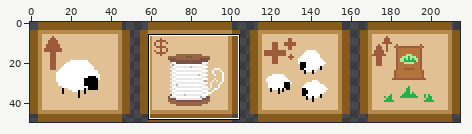
Edited in one commit: sprite sheet (Project_G4/Project_G4/ASSETS/ART/upgradeSpritesheet.png). Above: a wide view before the commit, with the close-up outlined.
Close-up. As it was:
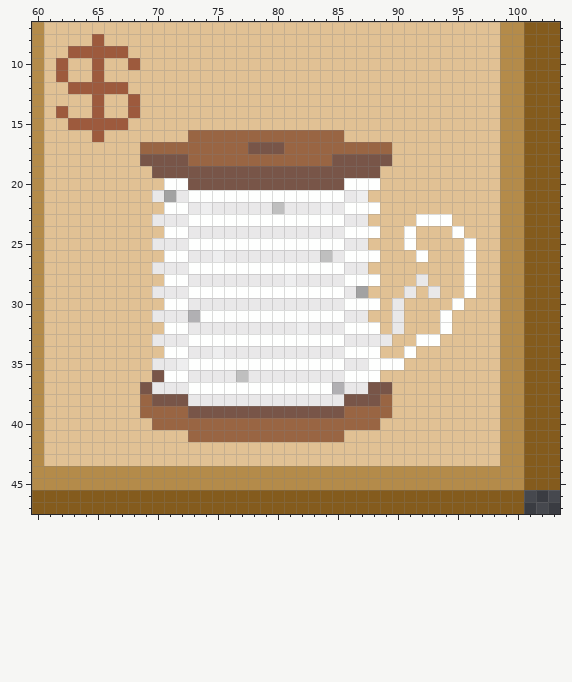
The file is 215x50 pixels. Colours within 5 levels of each other are drawn and written as one. Shown: x 60..103, y 7..47.
The result:
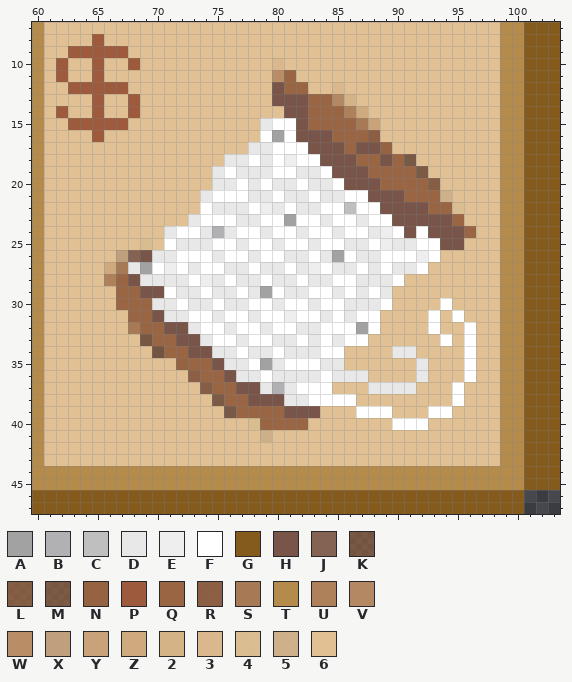
Palette (. is transparent): A #a2a2a2  B #b1b0b3  C #bfbfbf  D #e9e8e9  E #eeeeef  F #fefffe  G #845b1d  H #785548  J #846353  K #99654098  L #976542c5  M #986442a9  N #986442f6  P #9d5a3d  Q #996543  R #996444db  S #a87955  T #b48b4a  U #ae815b  V #b38862  W #b98e67  X #bf9f7c  Y #c9a279  Z #cfaa7f  2 #d4b387  3 #dab78d  4 #e0c194f6  5 #e1c094e0  6 #e1c194
Change:
@@ x 60..103 @@
  9 T66PPPPP6666666666666666666666666666666TTGGG
-10 T6P66P66P666666666666666666666666666666TTGGG
-11 T6P66P666666666666666666666666666666666TTGGG
-12 T66PPPPP6666666666666666666666666666666TTGGG
-13 T6666P66P666666666666666666666666666666TTGGG
-14 T6P66P66P666666666666666666666666666666TTGGG
-15 T66PPPPP6666666666666666666666666666666TTGGG
-16 T6666P6666666QQQQQQQQQQQQQ6666666666666TTGGG
-17 T66666666QQQQQQQQQHHHQQQQQQQQQ666666666TTGGG
-18 T66666666HHHHQQQQQQQQQQQQHHHHH666666666TTGGG
-19 T666666666HHHHHHHHHHHHHHHHHHH6666666666TTGGG
-20 T6666666666FFHHHHHHHHHHHHHFFF6666666666TTGGG
-21 T666666666DADFFFFFFFFFFFFFDE66666666666TTGGG
-22 T6666666666FFDEDDDDDCDDDEDFFF6666666666TTGGG
-23 T666666666DDDFFFFFFFFFFFFFDD6666FFF6666TTGGG
-24 T6666666666FFDDDDDDDDDDDDDFFF66F666F666TTGGG
-25 T666666666DDDFFFFFFFFFFFFFDD666F6666F66TTGGG
-26 T6666666666FFDDEDDDDDDDDCDFFF666F666F66TTGGG
-27 T666666666DDDFFFFFFFFFFFFFDD66666666F66TTGGG
-28 T6666666666FFDDDDDDDDEDDDDFFF666D666F66TTGGG
-29 T666666666DDDFFFFFFFFFFFFFDA666D6D66F66TTGGG
-30 T6666666666FFDDDDDDDDDDDDDFFF6D6666F666TTGGG
-31 T666666666DDDBFFFFFFFFFFFFDD66D666F6666TTGGG
-32 T6666666666FFDDDDDDDDDEDDDFFF6D666F6666TTGGG
-33 T666666666DDDFFFFFFFFFFFFFDDDD66FF66666TTGGG
-34 T6666666666FFDDEDDDDDDDDDDFFF66F6666666TTGGG
-35 T666666666DDEFFFFFFFFFFFFFDDFFF66666666TTGGG
-36 T666666666HFFDDDDCDDDDDDDDFFF6666666666TTGGG
-37 T66666666HDDDFFFFFFFFFFFFBDDHH666666666TTGGG
-38 T66666666QHHHDDDDDDDDDDDDDHHHQ666666666TTGGG
-39 T66666666QQQQHHHHHHHHHHHHHQQQQ666666666TTGGG
-40 T666666666QQQQQQQQQQQQQQQQQQQ6666666666TTGGG
-41 T666666666666QQQQQQQQQQQQQ6666666666666TTGGG
+10 T6P66P66P666666666663666666666666666666TTGGG
+11 T6P66P66666666666666WQ66666666666666666TTGGG
+12 T66PPPPP666666666666HQQ6636666666666666TTGGG
+13 T6666P66P66666666666HHHQQV2666666666666TTGGG
+14 T6P66P66P666666666666HHQQQUZ66666666666TTGGG
+15 T66PPPPP66666666666DFFHQQQQSY6666666666TTGGG
+16 T6666P6666666666666FAFHHHQQQR6666666666TTGGG
+17 T66666666666666666DDFFFHHHQHHN666666666TTGGG
+18 T666666666666666DDFDFEFFHHHQQHQK6666666TTGGG
+19 T66666666666666DFDDDFFDDFHHHQQQQM666666TTGGG
+20 T66666666666666DDFDFDDFDDFHHHQQQQL66666TTGGG
+21 T6666666666666DFFFDDFDDFDDFFHHHQQQ56666TTGGG
+22 T6666666666666FDDDFEDFDDFFCFFHHHHQQ4666TTGGG
+23 T666666666666DFFFDDFFAFFDFFDFFHHHHHQ666TTGGG
+24 T6666666666DFFDBDFFDFFDFFDFFDEFHFHHHQ66TTGGG
+25 T6666666646FDDDFFDFFDFFDFFDDFEDDFFHH666TTGGG
+26 T666666XJHDDFFFDFFDFFDDFDAFDDFFFEF66666TTGGG
+27 T66666ZSDAFEFDFFDDFDDFDEFDDFDFDDF666666TTGGG
+28 T66666UQHDDDDFEDFDDFDDFDDFFDDDF66666666TTGGG
+29 T666666QQHHFDDFDDFDAFDDFFDFDFD666666666TTGGG
+30 T666666QQQDDFDDFDDFFDFFDFFDDDF6666F6666TTGGG
+31 T6666666QQHDDFFDFFDFFEFFDFDFF6666F6F666TTGGG
+32 T6666666SQQHHDFFDFFDFFDDFFFAF6666F66F66TTGGG
+33 T66666666MQQHHDFFDFFDDFDFDFF666666F6F66TTGGG
+34 T666666666KQQHHDDFDDFDDDFF6666DD6666F66TTGGG
+35 T66666666666NQQHDDFADFFFDD666666D666F66TTGGG
+36 T666666666666RQQHDDFDDDDFDDD6666D666F66TTGGG
+37 T6666666666666LQQHHDBDFFF666DDDD666F666TTGGG
+38 T66666666666666MQQHHHDDFFFF66666666F666TTGGG
+39 T666666666666666KQQQQHHH666FFF666FF6666TTGGG
+40 T666666666666666664QQQQ6666666FFF666666TTGGG
+41 T66666666666666666656666666666666666666TTGGG
 42 T66666666666666666666666666666666666666TTGGG
